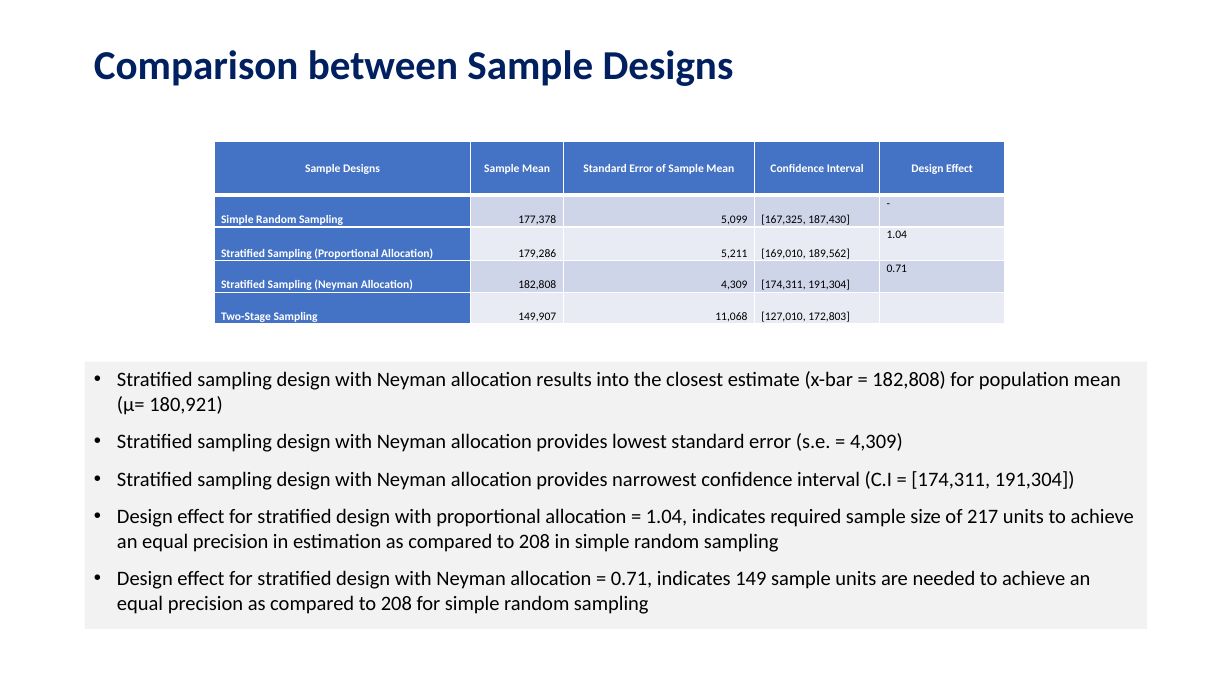
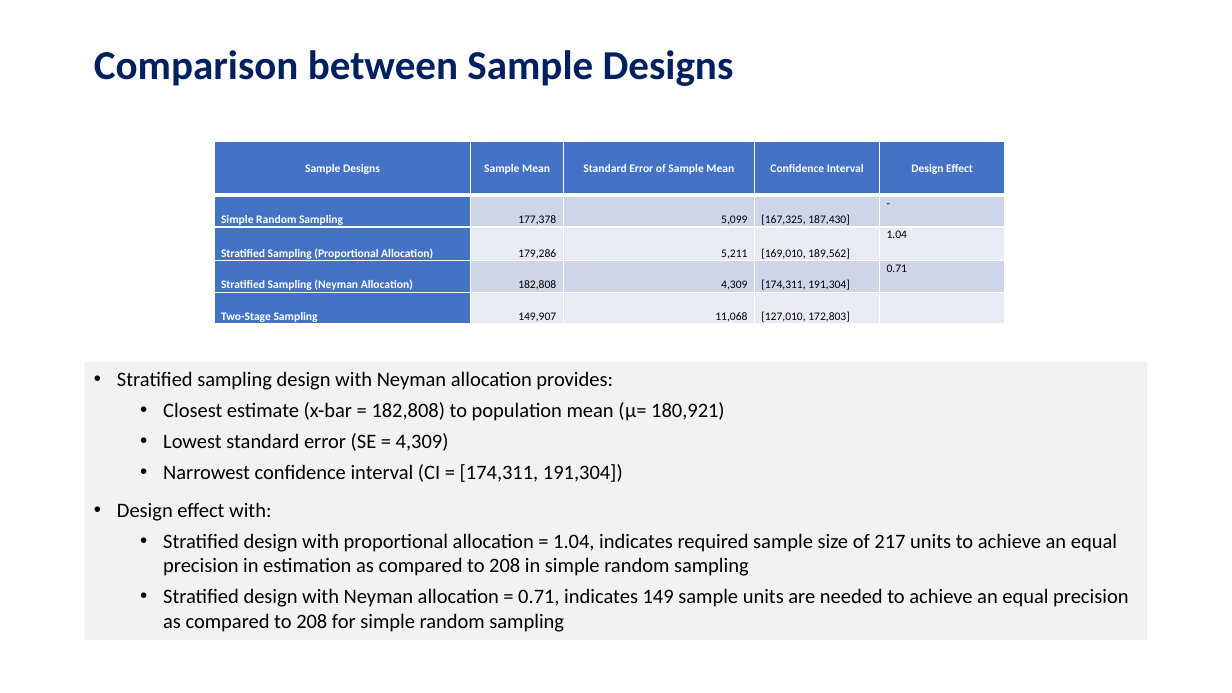
Before and after one commit to dmf42186/MSDS-6370-Statistical-Sampling-Class-Project, a slide deck: slide 12 of Reports/MSDS 6370 Statistical Sampling Project - Sudip Bhattacharyya Dan Freeman.pptx. Drawn at 1232x693 pixels with LibreOffice and Linux fonts; fonts in the diff are those of the drawing. Boxes give left, top, right and bottom in pixels: in the first picture for what was removed or moved away, otherwise in the second. Text is boxed around its words. In the diff, an @@ line names an element or a change of style, - is before the commit and + after.

```diff
--- a/Reports/MSDS 6370 Statistical Sampling Project - Sudip Bhattacharyya Dan Freeman.pptx
+++ b/Reports/MSDS 6370 Statistical Sampling Project - Sudip Bhattacharyya Dan Freeman.pptx
@@ rectangle "Stratified sampling design with Neyman ...": place and size @@
-rectangle "Stratified sampling design with Neyman ..." at box(85, 361, 1148, 628)
+rectangle "Stratified sampling design with Neyman ..." at box(85, 361, 1148, 640)
@@ text in rectangle at box(117, 371, 1128, 632): text changed @@
-• Stratified sampling design with Neyman allocation results into the closest estimate (x-bar = 182,808) for population mean (μ= 180,921)
-• Stratified sampling design with Neyman allocation provides lowest standard error (s.e. = 4,309)
-• Stratified sampling design with Neyman allocation provides narrowest confidence interval (C.I = [174,311, 191,304])
-• Design effect for stratified design with proportional allocation = 1.04, indicates required sample size of 217 units to achieve an equal precision in estimation as compared to 208 in simple random sampling
-• Design effect for stratified design with Neyman allocation = 0.71, indicates 149 sample units are needed to achieve an equal precision as compared to 208 for simple random sampling
+• Stratified sampling design with Neyman allocation provides:
+  • Closest estimate (x-bar = 182,808) to population mean (μ= 180,921)
+  • Lowest standard error (SE = 4,309)
+  • Narrowest confidence interval (CI = [174,311, 191,304])
+• Design effect with:
+  • Stratified design with proportional allocation = 1.04, indicates required sample size of 217 units to achieve an equal precision in estimation as compared to 208 in simple random sampling
+  • Stratified design with Neyman allocation = 0.71, indicates 149 sample units are needed to achieve an equal precision as compared to 208 for simple random sampling
```
Also in this commit, not shown: 10 other slides changed.
